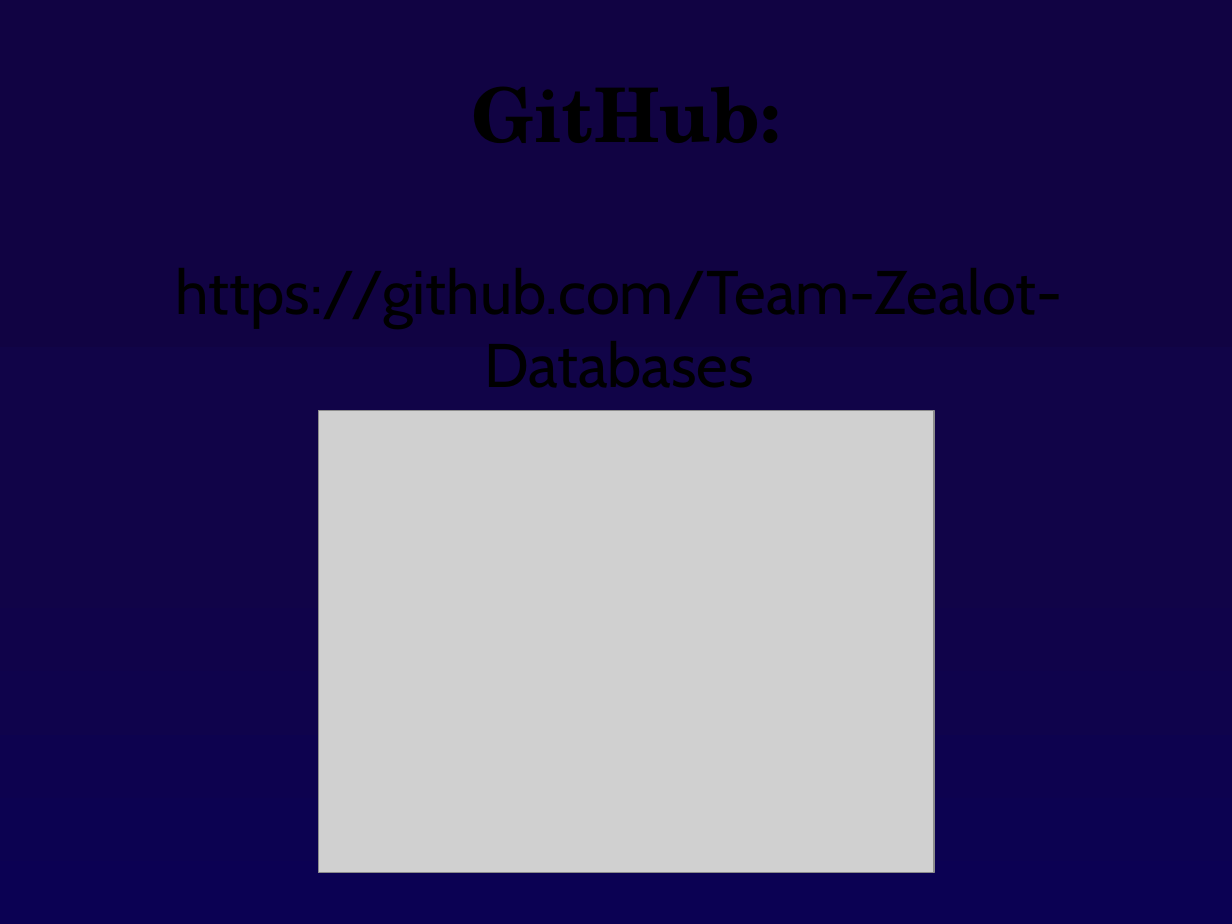
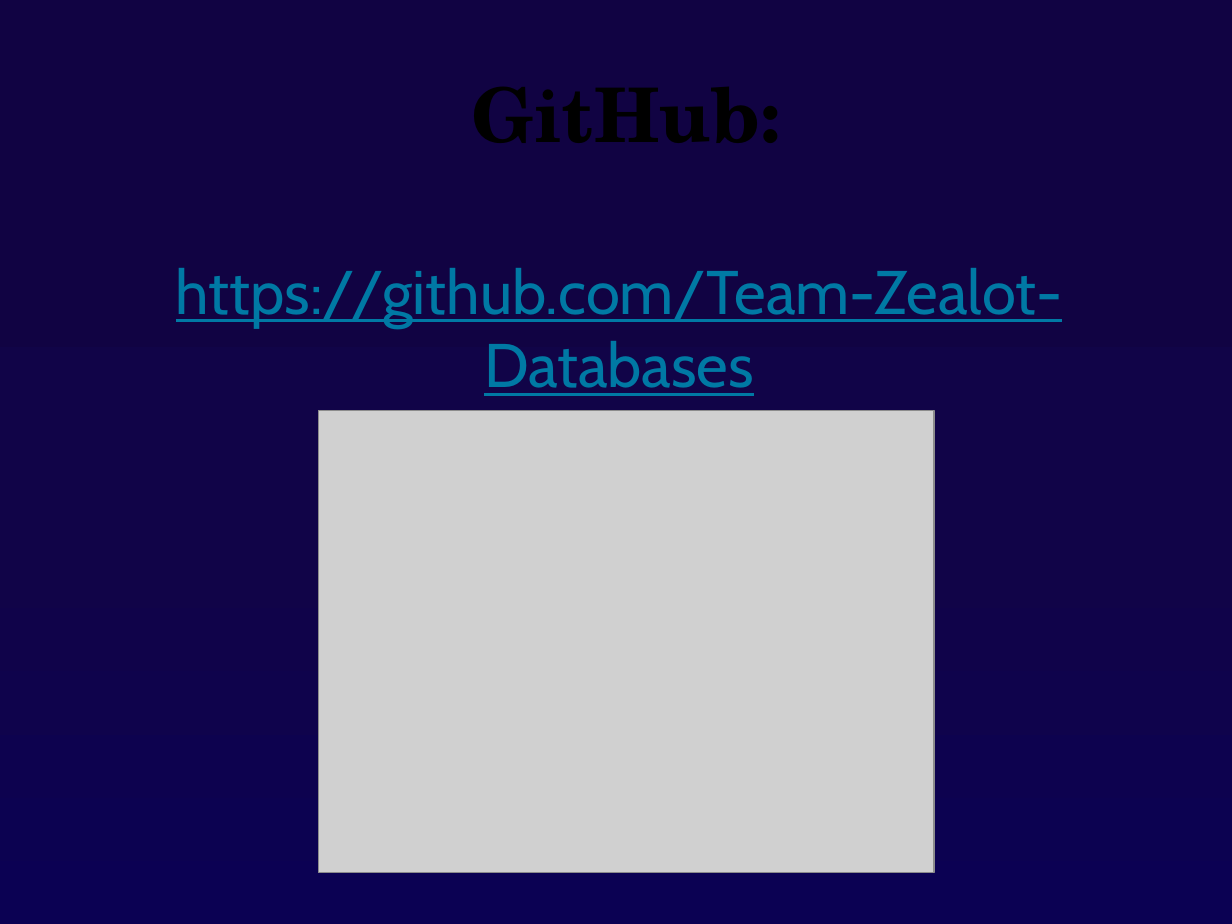
Before and after one commit to Team-Zealot-Databases/Databases-Teamwork-2014, a slide deck: slide 7 of Documentation/TeamZealot.pptx. Drawn at 1232x924 pixels with LibreOffice and Linux fonts; fonts in the diff are those of the drawing; grey boxes stand for pictures. Boxes give left, top, right and bottom in pixels: in the first picture for what was removed or moved away, otherwise in the second. Text is boxed around its words. In the diff, an @@ line names an element or a change of style, - is before the commit and + after.

Commit message:
Presentation style changes.

```diff
--- a/Documentation/TeamZealot.pptx
+++ b/Documentation/TeamZealot.pptx
@@ text "https://github.com/Team-Zealot-Databases" at (176, 268, 1063, 396): text colour #000000 to #0079A4, underline on @@
```
Also in this commit, not shown: 1 other file.
